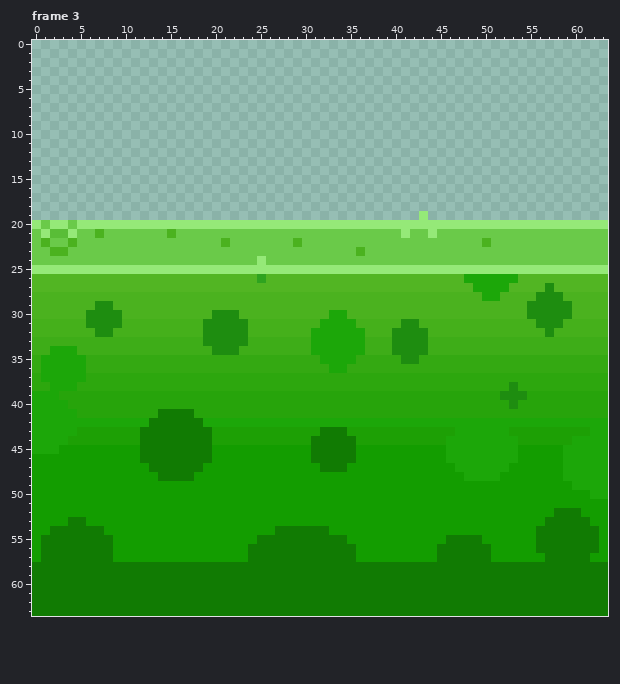
Pixel-art file: artAssets/tiles/animatedAcid.aseprite. That is the earlier state.
64x64 pixels, 3 frames. Colours within 5 levels of each other are drawn and written as one. Shown: frame 3. The commit also changed other frames, which this record leaves out.
Once edited:
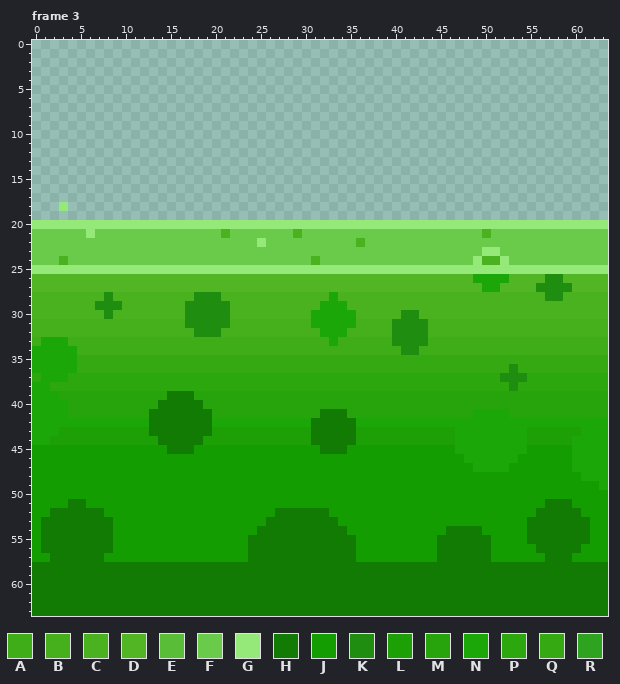
Palette (. is transparent): A #3ead18  B #45b01b  C #4bb21f  D #52b523  E #59bd37  F #6aca49  G #95e978  H #117b03  J #139d00  K #1e8d10  L #1da005  M #27a40b  N #1ca709  P #2da70e  Q #34a912  R #2ea31f
The exact change:
Changed rows in their new state; - is an unchanged pixel.
Frame 3, layer "bubbles":
first column x 0:
18 ---G------------------------------------------------------------
19 -------------------------------------------.--------------------
20 -G--G-----------------------------------------------------------
21 -FFFF-GF-------F-----C-------C-----------F--F-----C-------------
22 -F--F----------------F---G---F------C-------------F-------------
23 --FF--------------------------------F-------------GG------------
24 ---C---------------------F-----C-----------------GCCG-----------
26 -------------------------D----------------------D----D---KK-----
27 -------------------------------------------------D--D---K-KK----
28 --------K---------KKK------------N----------------CC----C-------
29 ---------K-------KKKKK----------NNN--------------------CCCCC----
30 ------CC-C-------KKK--C--------NN--N-----KK------------CCCCC----
31 ------BBBB-------KK---BB-------N--------K--K------------BBB-----
32 -------BB---------K--BBB-------B---BB--------------------B------
33 -NNN---------------AAAAA-------AA-AAA---------------------------
34 NN------------------AAA--------AAAAAA---A--A--------------------
35 N----Q--------------------------QQQQ-----QQ---------------------
36 N----Q---------------------------QQ------------------K----------
37 ----PP----------------------------------------------KKK---------
38 NNPPP-----------------------------------------------------------
39 ---------------HHH----------------------------------MMM---------
40 --------------HHHHH----------------------------------M----------
41 ----M--------H----HH------------HHH--------------NNNN-----------
42 -------------------H-----------HHHHH----------------------------
43 ---LL-------L------------------H---H-----------------NN------N--
44 --LL--------LL-----L--------------------------L-------N---------
45 JJJ---------JJJ---JJ-----------J---J----------J-------N----J----
46 ------------JJJJJJJJ-----------JJJJJ----------JJ-----------J----
47 -------------JJJJJJ-------------JJJ------------JJ----------J----
48 --------------JJJJ------------------------------JJJJ-------JJ---
49 ------------------------------------------------------------JJJ-
50 --------------------------------------------------------------JJ
51 ----HH---------------------------------------------------HHH----
52 --HHHHHH-------------------HHHHHH-----------------------HH------
53 -HHH--HHH-----------------HHHHHHHH---------------------HH-------
54 -H------H----------------HH------HH-----------HHHH-----H------J-
55 ------------------------H----------H---------H----H----H------J-
56 -------------------------------------------------------------JJ-
57 -J------J---------------------------------------------------JJ--
